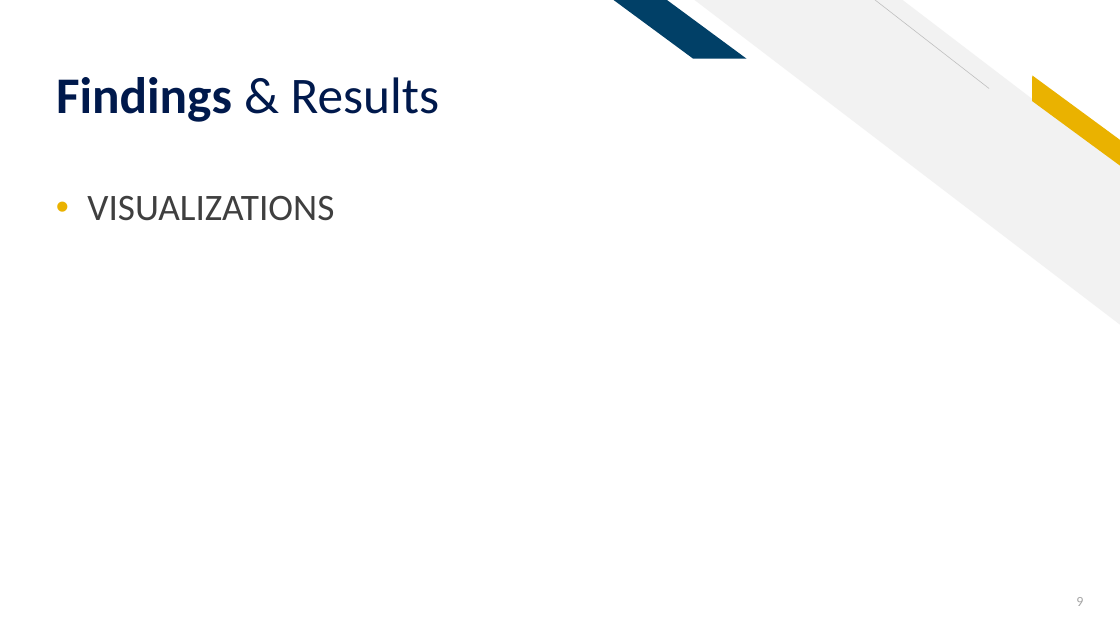
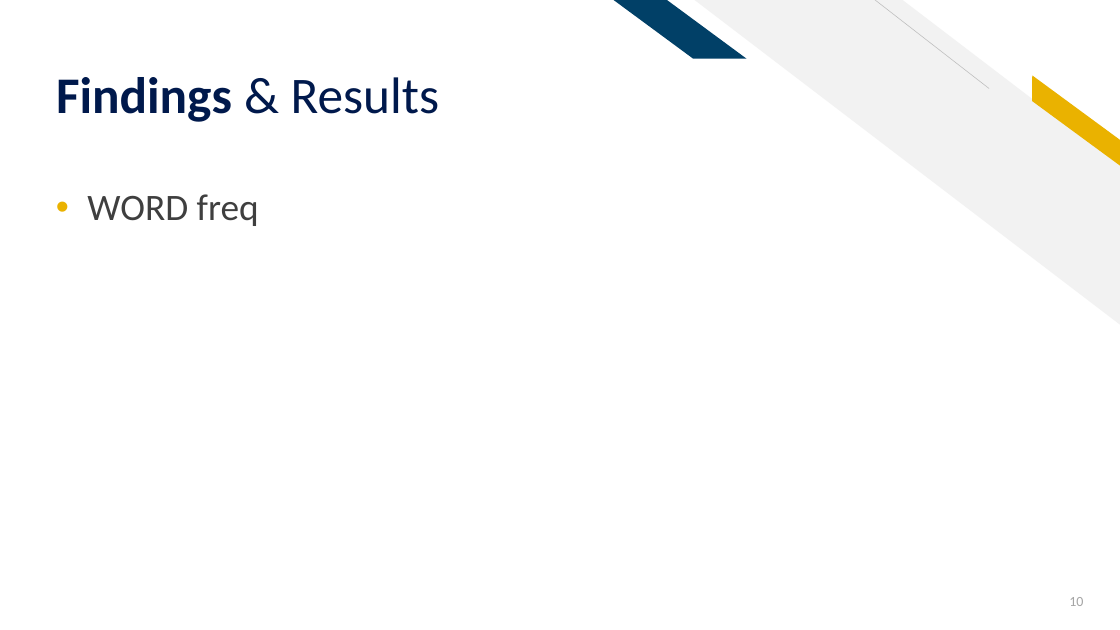
Before and after one commit to sethrpaniagua/Twitter-Sentament-Analysis, a slide deck: slide 10 of ML Group Project_Sentiment Analysis of Twitter Data.pptx (slide 9 before the commit). Drawn at 1120x630 pixels with LibreOffice and Linux fonts; fonts in the diff are those of the drawing. Boxes give left, top, right and bottom in pixels: in the first picture for what was removed or moved away, otherwise in the second. Text is boxed around its words. In the diff, an @@ line names an element or a change of style, - is before the commit and + after.

```diff
--- a/ML Group Project_Sentiment Analysis of Twitter Data.pptx
+++ b/ML Group Project_Sentiment Analysis of Twitter Data.pptx
@@ text at [87,194,259,226]: text changed @@
-• VISUALIZATIONS
+• WORD freq
@@ page number at [1069,597,1083,606]: text changed @@
-9
+10
```
Also in this commit, not shown: 1 other slide changed, 2 slides added.
